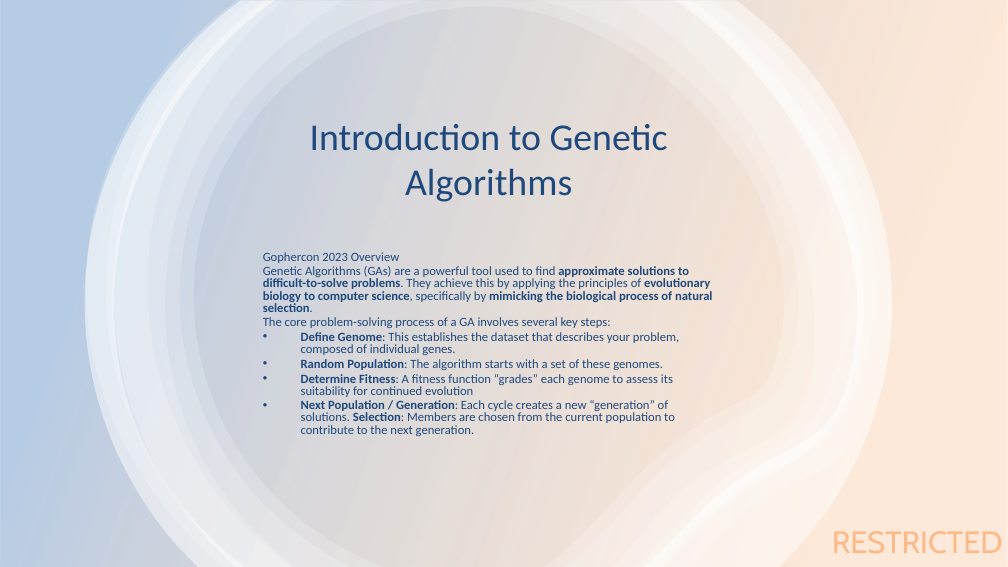
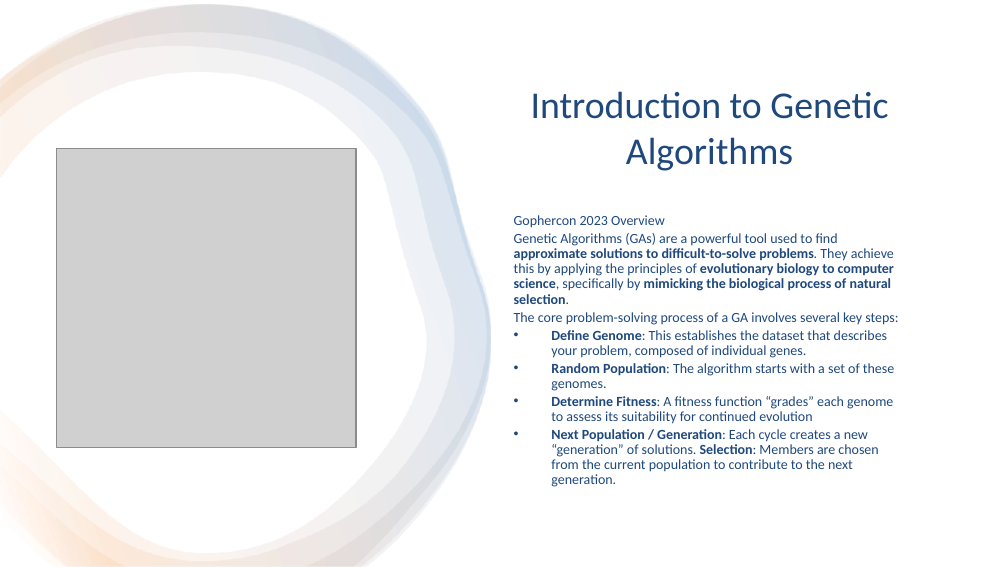
Before and after one commit to caseylmanus/workerpool, a slide deck: slide 3 of presentation.pptx. Drawn at 1008x567 pixels with LibreOffice and Linux fonts; fonts in the diff are those of the drawing; grey boxes stand for pictures. Boxes give left, top, right and bottom in pixels: in the first picture for what was removed or moved away, otherwise in the second. Text is boxed around its words. In the diff, an @@ line names an element or a change of style, - is before the commit and + after.

```diff
--- a/presentation.pptx
+++ b/presentation.pptx
@@ rectangle at (x1=0, y1=0, x2=1008, y2=566): fill gradient #F79646 to #4F81BD to #FFFFFF @@
@@ freeform shape added at (x1=0, y1=4, x2=490, y2=566), fill gradient #FFFFFF to #F79646 to #4F81BD @@
@@ freeform shape added at (x1=0, y1=4, x2=490, y2=566), fill gradient #FFFFFF to #F79646 to #4F81BD @@
@@ freeform shape added at (x1=0, y1=4, x2=490, y2=566), fill gradient #FFFFFF to #F79646 to #4F81BD @@
@@ group removed at (x1=85, y1=0, x2=892, y2=566): 6 freeform shapes @@
@@ title "Introduction to Genetic Algorithms" moved from (x1=310, y1=123, x2=668, y2=202) to (x1=531, y1=91, x2=888, y2=171) @@
@@ picture added at (x1=56, y1=148, x2=356, y2=448) @@
@@ text "Gophercon 2023 Overview" moved from (x1=263, y1=252, x2=713, y2=436) to (x1=514, y1=215, x2=898, y2=487) @@
@@ text "Gophercon 2023 Overview" at (x1=514, y1=215, x2=898, y2=487): size 9 to 10 pt; line spacing 0.8 to 0.9; vertical alignment top to middle @@
@@ text removed at (x1=832, y1=531, x2=1003, y2=553) @@
-RESTRICTED
```
Also in this commit, not shown: 15 other slides changed.
